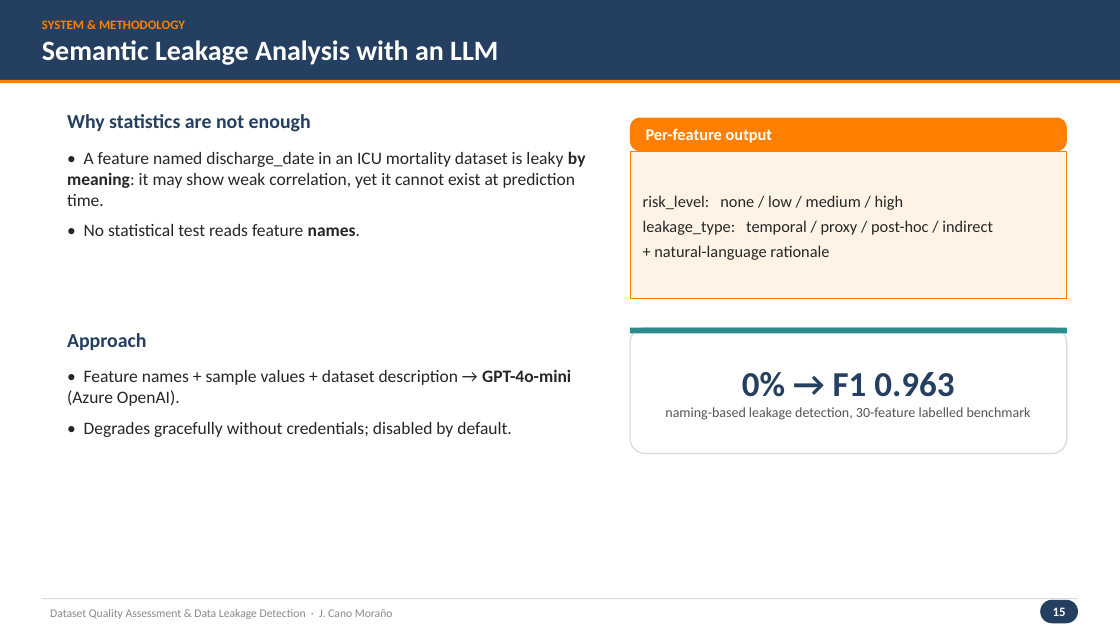
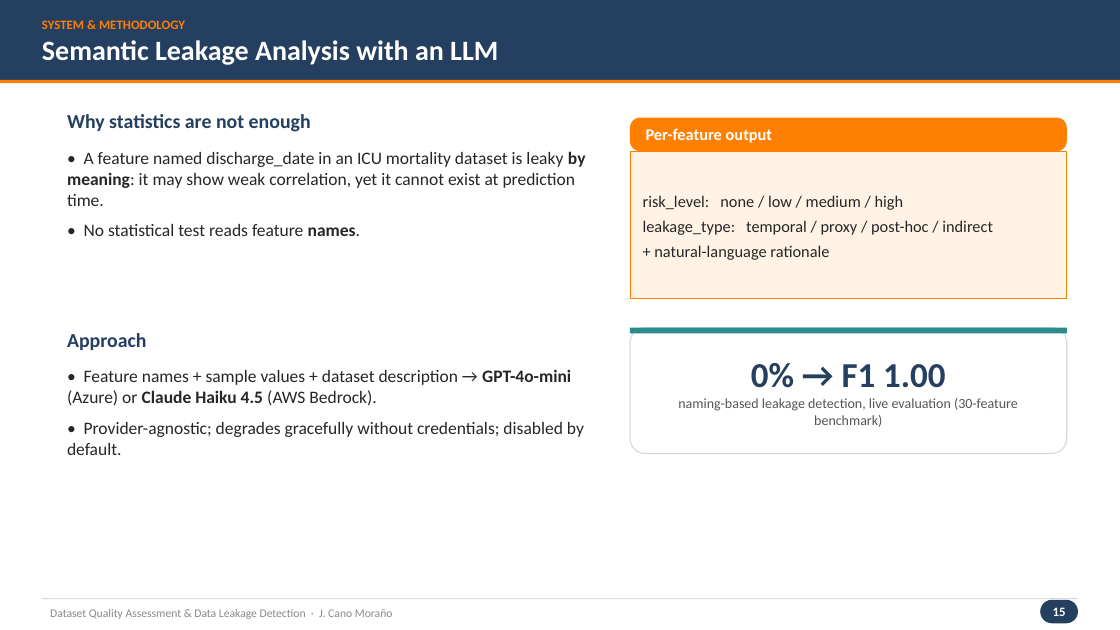
Before and after one commit to jaimecano12/ml-framework, a slide deck: slide 15 of presentation.pptx. Drawn at 1120x630 pixels with LibreOffice and Linux fonts; fonts in the diff are those of the drawing. Boxes give left, top, right and bottom in pixels: in the first picture for what was removed or moved away, otherwise in the second. Text is boxed around its words. In the diff, an @@ line names an element or a change of style, - is before the commit and + after.

```diff
--- a/presentation.pptx
+++ b/presentation.pptx
@@ text at (67, 369, 584, 455): text changed @@
-• Feature names + sample values + dataset description → GPT-4o-mini (Azure OpenAI).
-• Degrades gracefully without credentials; disabled by default.
+• Feature names + sample values + dataset description → GPT-4o-mini (Azure) or Claude Haiku 4.5 (AWS Bedrock).
+• Provider-agnostic; degrades gracefully without credentials; disabled by default.
@@ text in rounded rectangle at (678, 363, 1018, 427): text changed @@
-0% → F1 0.963
-naming-based leakage detection, 30-feature labelled benchmark
+0% → F1 1.00
+naming-based leakage detection, live evaluation (30-feature benchmark)
```
Also in this commit, not shown: 3 other slides changed, 1 slide added, 1 slide removed, 7 other files.
